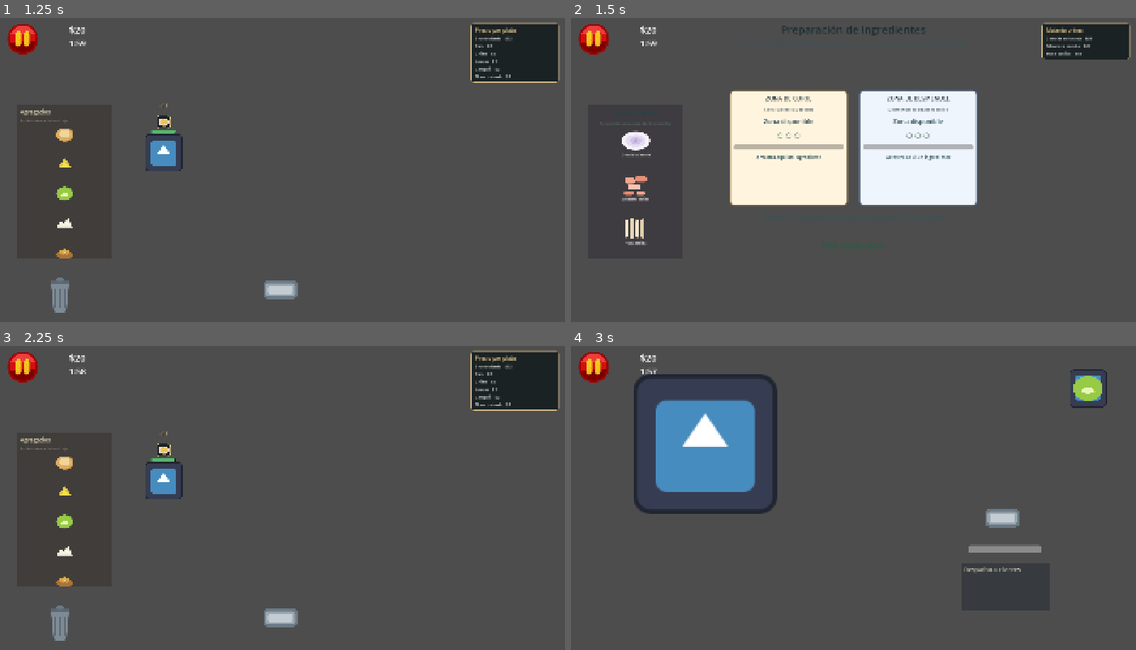
Above: before the commit, frames 1-4 (two rows, left to right).
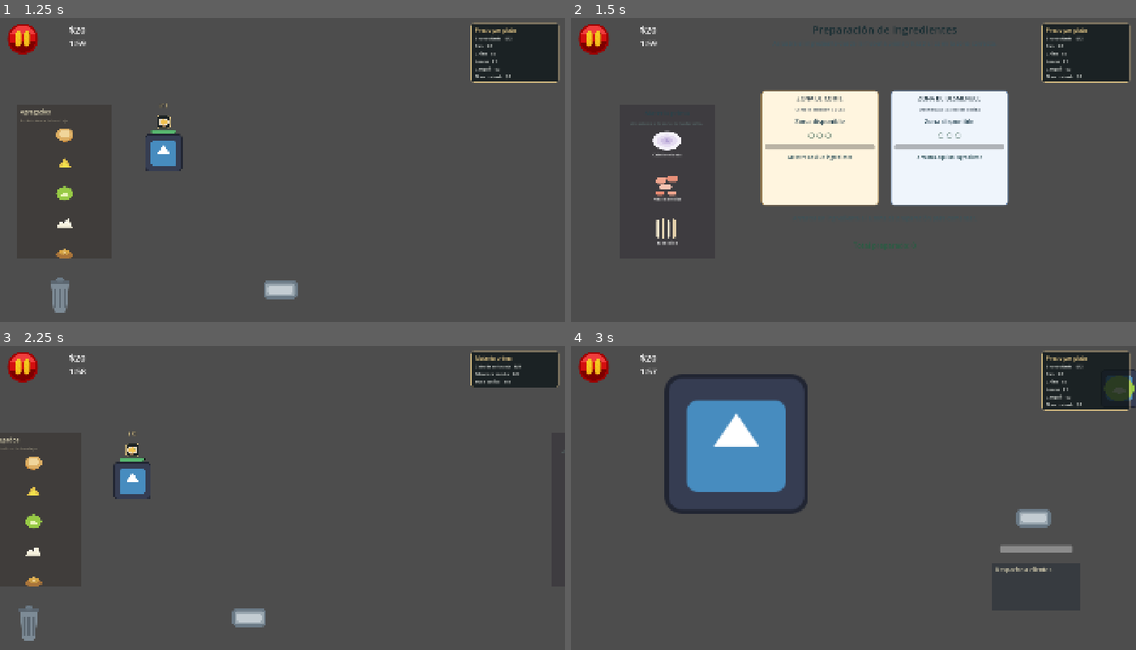
Above: after the commit, the same moments.

Repository: pancrasea/Salados
Game: Godot game, scene res://src/core/main/main.tscn
Same seed, same stepped clock (60 frames per second), same inputs: the game is played once before the commit and once after it. The engine's default icon, where the game draws it, is replaced by a stand-in: a white triangle on a blue panel in a dark square.
Inputs (mouse positions are in pixels of both pictures, inside the frame that each line leads up to):
- Up to frame 1 (1.25 s): click (146, 145) at 0.5 s
- Up to frame 2 (1.5 s): click (576, 176) at 1.25 s
- Up to frame 3 (2.25 s): click (559, 504) at 2 s
- Up to frame 4 (3 s): click (outside the picture) at 2.75 s

Frame 1 is identical in both runs. In frame 2, 12% of the frame differs, in the area x 7-100%, y 2-77%; in frame 3, 4.8%; in frame 4, 9.6%.

Commit message:
Update game_manager.gd

Diff:
--- a/src/core/autoloads/game_manager.gd
+++ b/src/core/autoloads/game_manager.gd
@@ -201,6 +201,9 @@
 var _stations: Dictionary = {}   # Side → Station
 var _current_side: int = Side.FRONT
 
+@export var slide_duration: float = 0.35
+var _is_animating: bool = false
+
 func setup_stations(stations: Dictionary) -> void:
 	_stations = stations
 	show_side(Side.FRONT)
@@ -218,11 +221,13 @@
 	for s in _stations.values():
 		if is_instance_valid(s):
 			s.hide()
+			s.position = Vector2.ZERO
 			_set_interaction_enabled(s, false)
 
 	var target: Station = _stations.get(side, null)
 	if is_instance_valid(target):
 		target.show()
+		target.position = Vector2.ZERO
 		_set_interaction_enabled(target, true)
 
 	_current_side = side
@@ -250,11 +255,59 @@
 	_turn(Turn.BACK)
 
 func _turn(direction: int) -> void:
+	if _is_animating:
+		return
+
 	var index: int = SideOrder.find(_current_side)
 	if index == -1:
 		return
+
+	var next_index: int = index
 	match direction:
-		Turn.LEFT:  index = (index + 1) % SideOrder.size()
-		Turn.RIGHT: index = (index - 1 + SideOrder.size()) % SideOrder.size()
-		Turn.BACK:  index = (index + 2) % SideOrder.size()
-	show_side(SideOrder[index])
+		Turn.LEFT:  next_index = (index + 1) % SideOrder.size()
+		Turn.RIGHT: next_index = (index - 1 + SideOrder.size()) % SideOrder.size()
+		Turn.BACK:  next_index = (index + 2) % SideOrder.size()
+
+	var next_side: int = SideOrder[next_index]
+	var current_st: Station = _stations.get(_current_side, null)
+	var next_st: Station = _stations.get(next_side, null)
+
+	if not is_instance_valid(next_st) or current_st == next_st:
+		return
+
+	_is_animating = true
+
+	if is_instance_valid(current_st):
+		_set_interaction_enabled(current_st, false)
+	_set_interaction_enabled(next_st, false)
+
+	var viewport_width: float = get_viewport().get_visible_rect().size.x
+	var dir_multiplier: float = -1.0 if direction == Turn.LEFT else 1.0
+	if direction == Turn.BACK:
+		dir_multiplier = -1.0
+
+	var start_pos_next := Vector2(viewport_width * -dir_multiplier, 0.0)
+	var end_pos_current := Vector2(viewport_width * dir_multiplier, 0.0)
+
+	next_st.position = start_pos_next
+	next_st.show()
+
+	var tween := create_tween().set_parallel(true)
+	tween.set_trans(Tween.TRANS_CUBIC)
+	tween.set_ease(Tween.EASE_OUT)
+
+	if is_instance_valid(current_st):
+		tween.tween_property(current_st, "position", end_pos_current, slide_duration)
+	tween.tween_property(next_st, "position", Vector2.ZERO, slide_duration)
+
+	await tween.finished
+
+	if is_instance_valid(current_st):
+		current_st.hide()
+		current_st.position = Vector2.ZERO
+
+	_set_interaction_enabled(next_st, true)
+	_current_side = next_side
+	current_station = next_st
+	station_changed.emit(next_side)
+	_is_animating = false
